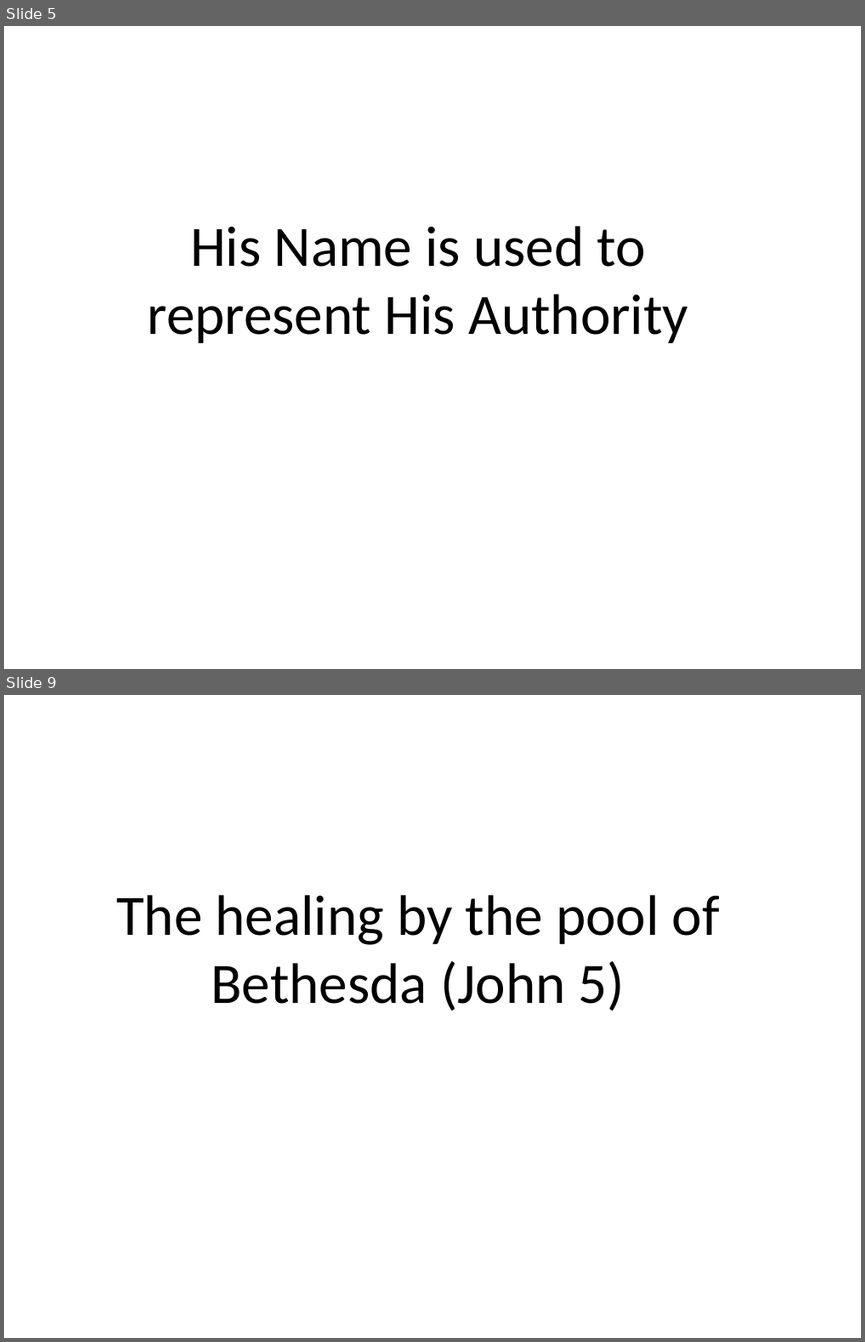
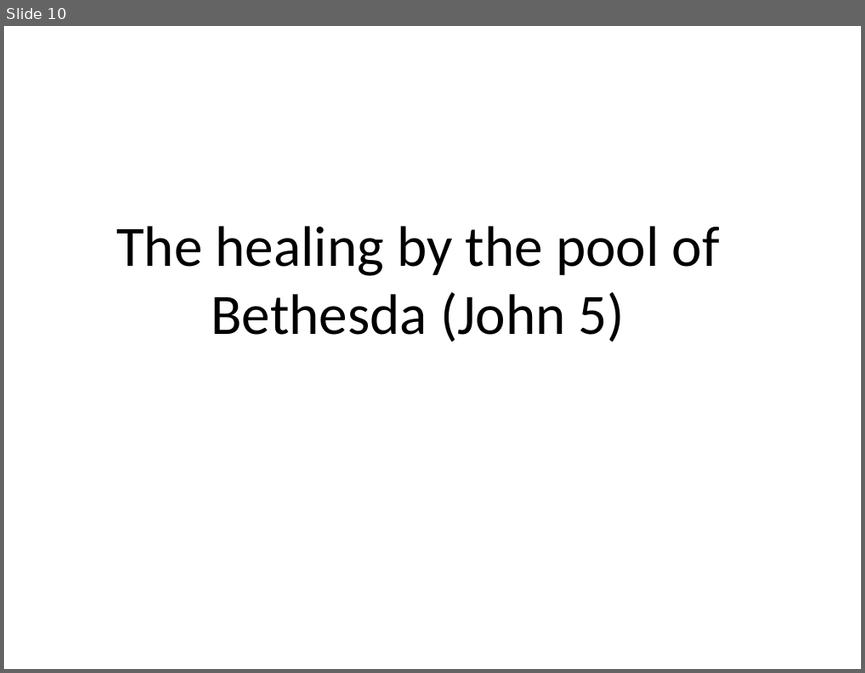
Before and after one commit to sjanhunen/dokimazo, a slide deck: presentations/InHisName.pptx. Shown one above the other, each under a label of ours: slides 5 and 9 before the commit, slide 10 after it; the slides between them are not shown. The pictures are 865x1342 and 865x673 pixels, drawn with LibreOffice and Linux fonts; fonts in the diff are those of the drawing. Boxes give left, top, right and bottom in pixels: in the first picture for what was removed or moved away, otherwise in the second. Text is boxed around its words. In the diff, an @@ line names an element or a change of style, - is before the commit and + after.

```diff
--- a/presentations/InHisName.pptx
+++ b/presentations/InHisName.pptx
@@ slide 5 removed at <box>4,26,861,669</box>, background #FFFFFF @@
@@ text removed at <box>148,226,688,343</box> @@
-His Name is used to represent His Authority
@@ what was slide 9 is now slide 10 @@
```
Also in this commit, not shown: 11 slides changed, 7 slides added, 4 other slides removed, 1 other file.
